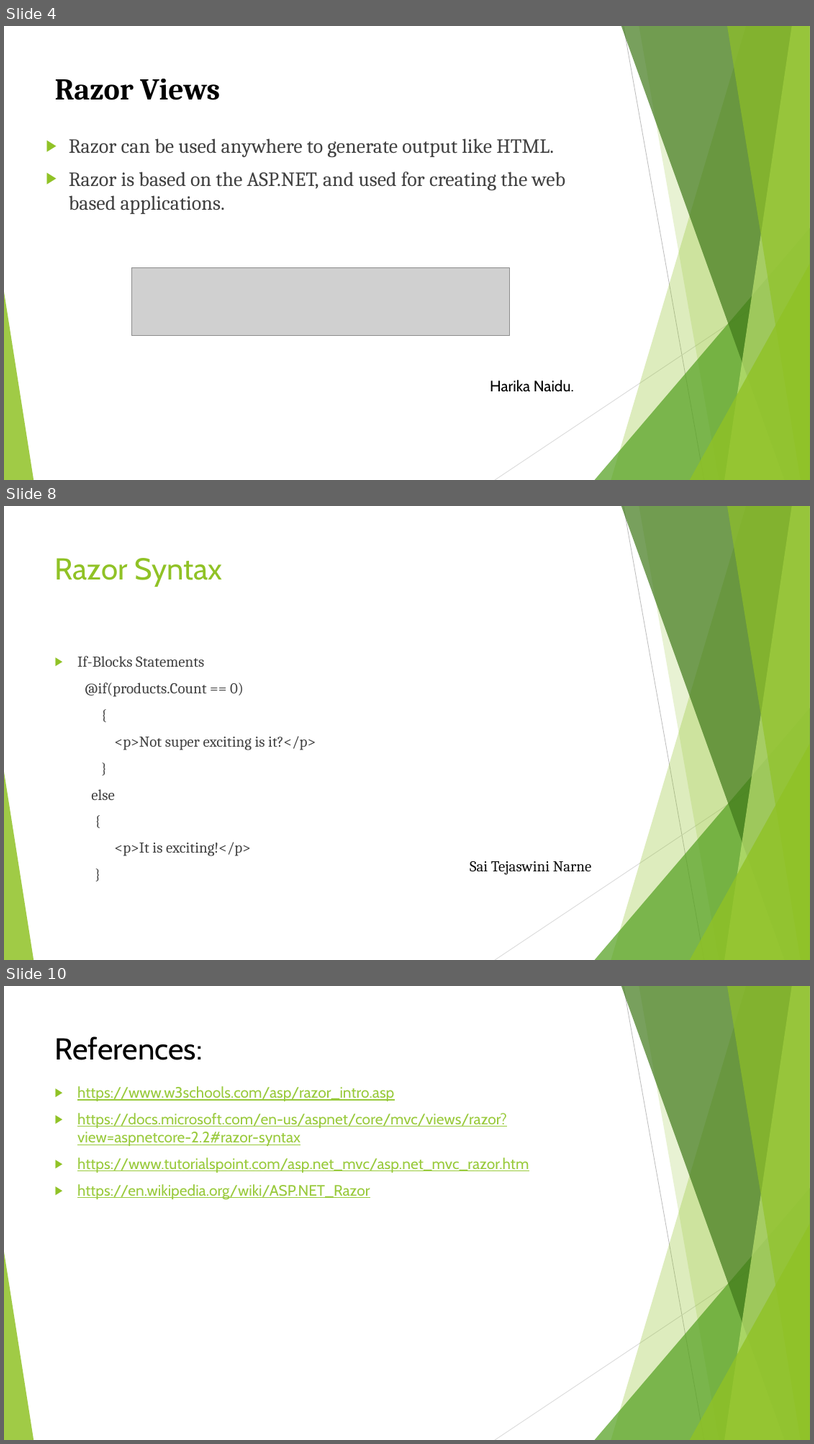
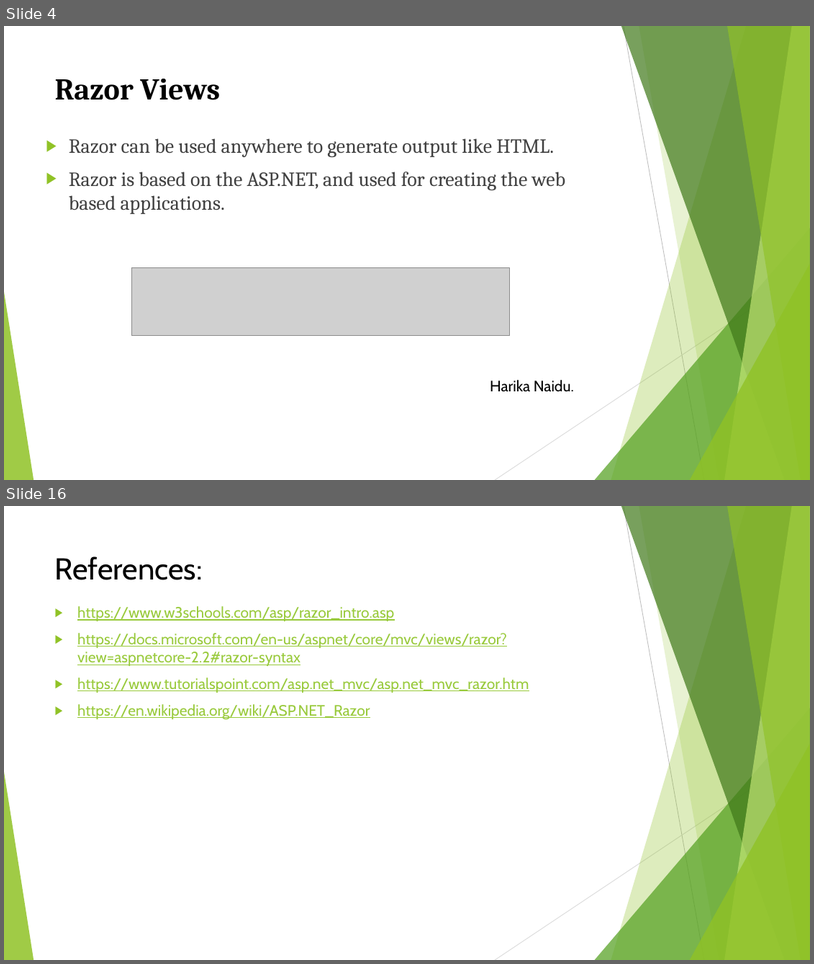
Before and after one commit to Harika1995/Razor-Views, a slide deck: Razor views.pptx. Shown one above the other, each under a label of ours: slides 4, 8 and 10 before the commit, slides 4 and 16 after it; the slides between them are not shown. The pictures are 814x1444 and 814x964 pixels, drawn with LibreOffice and Linux fonts; fonts in the diff are those of the drawing; grey boxes stand for pictures. Boxes give left, top, right and bottom in pixels: in the first picture for what was removed or moved away, otherwise in the second. Text is boxed around its words. In the diff, an @@ line names an element or a change of style, - is before the commit and + after.

Commit message:
commit changes for ppt for my slides relating the razor syntax

```diff
--- a/Razor views.pptx
+++ b/Razor views.pptx
@@ slide 8 removed at <box>4,506,810,960</box>, background #FFFFFF; not listed: 10 template elements that a slide beside it also shows @@
@@ title removed at <box>55,558,222,587</box> @@
-Razor Syntax
@@ text removed at <box>77,656,316,856</box> @@
-▶ If-Blocks Statements
-@if(products.Count == 0)
-{
-<p>Not super exciting is it?</p>
-}
-else
-{
-<p>It is exciting!</p>
-}
@@ text removed at <box>470,860,592,875</box> @@
-Sai Tejaswini Narne
@@ what was slide 10 is now slide 16 @@
```
Also in this commit, not shown: 6 slides changed, 8 slides added, 1 other slide removed.
